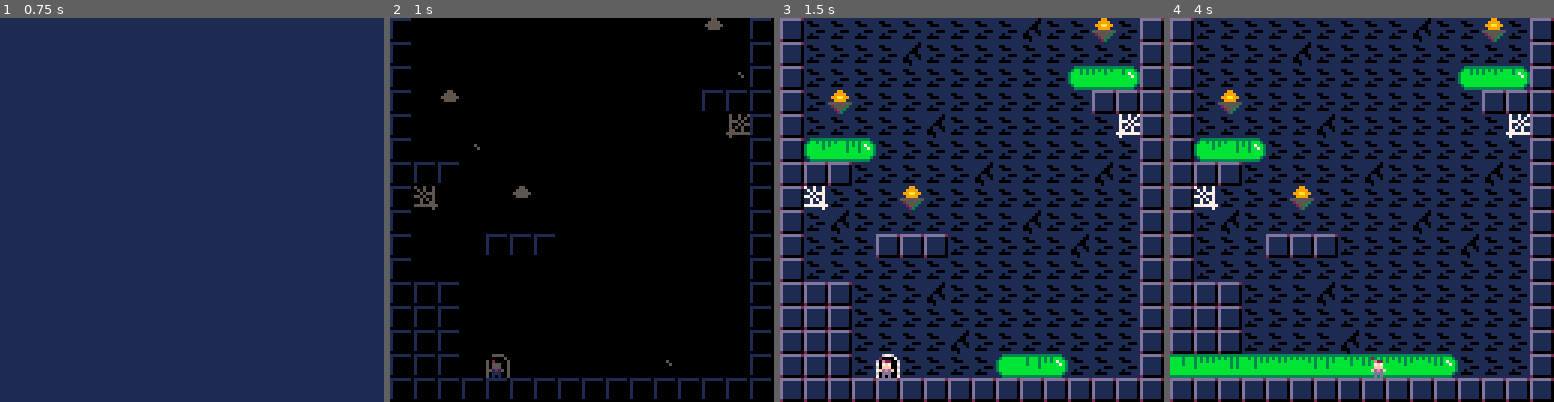
Above: before the commit, frames 1-4 (left to right).
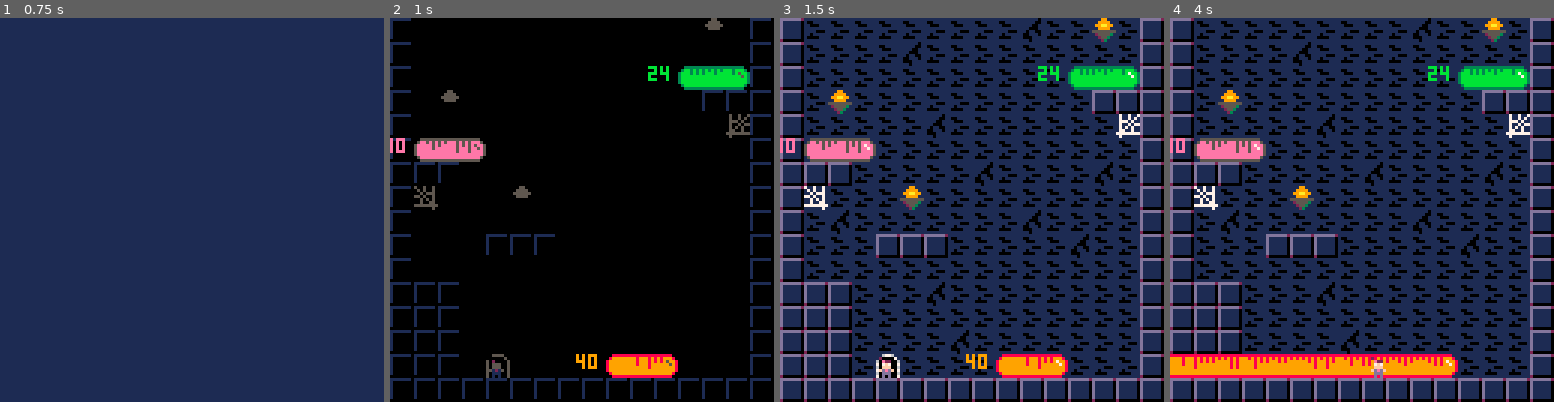
Above: after the commit, the same moments.

Repository: jondkoon/crushed
Game: PICO-8 cartridge game.p8
Two runs of this game, one before a commit and one after it. Both use one fixed random seed, a clock stepped at 60 frames per second and the inputs below.
Inputs:
- Up to frame 1 (0.75 s): tap X (X key) at 0.33 s; tap O (Z key) at 0.7 s
- Up to frame 2 (1 s): no input
- Up to frame 3 (1.5 s): tap X (X key) at 1.07 s
- Up to frame 4 (4 s): hold Right 1.6-2.1 s; tap O (Z key) every 0.4 s from 1.7 to 3.7 s; tap X (X key) at 1.85, 2.97 s; hold Right 2.47-3.03 s; hold Left 3.08-3.58 s; hold Down 3.63-3.97 s

Frame 1 is identical in both runs. In frame 2, 3.6% of the frame differs, in the area x 0-94%, y 12-94%; in frame 3, 2.5%; in frame 4, 5.8%, in the area x 0-75%, y 12-94%.

Commit message:
Allow for different color templates for platforms.

Diff:
--- a/game.p8
+++ b/game.p8
@@ -439,7 +439,7 @@
 	end
 end
 
-function make_platform(x, y, w, h, directions)
+function make_platform(x, y, w, h, directions, color_swatch)
 	return {
 		x = x,
 		y = y,
@@ -453,6 +453,7 @@
 		grow_delta = 2,
 		should_grow = false,
 		grow_speed = 3,
+		color_swatch = color_swatch,
 		available_slivers = {
 			top = {
 				{26, 0}, -- plain
@@ -503,6 +504,11 @@
 					add(self.slivers["left"], self:get_random_sliver("left"))
 				end
 			end
+
+			local sprite_x = (self.color_swatch % 16) * 8
+			local sprite_y = (ceil((self.color_swatch + 1) / 16) - 1) * 8
+			self.border_color = sget(sprite_x, sprite_y)
+			self.inside_color = sget(sprite_x + 1, sprite_y + 1)
 		end,
 		update = function(self)
 			self.counter += 1
@@ -517,6 +523,9 @@
 			end
 		end,
 		draw = function(self)
+			pal(3, self.border_color)
+			pal(11, self.inside_color)
+
 			local center_x0 = self.x+self.corner_size
 			local center_y0 = self.y+self.corner_size
 			local center_x1 = center_x0 + self.width - (self.corner_size * 2)
@@ -525,6 +534,11 @@
 
 			self:draw_slivers()
 			self:draw_corners()
+
+			print((ceil((self.color_swatch + 1) / 16) - 1) * 8, self.x - 10, self.y)
+
+			pal(3, 3)
+			pal(11, 11)
 		end,
 		draw_slivers = function(self)
 			local draw_order = {'bottom', 'left', 'top', 'right'}
@@ -728,8 +742,12 @@
 				return (tile_id >= 32 and tile_id <= 46)
 			end
 
+			function is_appearance(tile_id)
+				return tile_id == 48 or (tile_id >= 87 and tile_id <= 93)
+			end
+
 			function is_platform(tile_id)
-				return is_behavior(tile_id) or tile_id == 48
+				return is_behavior(tile_id) or is_appearance(tile_id)
 			end
 
 			self.visited = self.visited or {}
@@ -743,6 +761,7 @@
 			local right_x = map_x
 			local bottom_y = map_y
 			local behavior
+			local platform_sprite
 
 			function visit_adjacent(map_x, map_y)
 				visit(map_x,map_y-1)
@@ -759,6 +778,7 @@
 					self.visited[key] = true
 					local tile_id = mget(map_x,map_y)
 					if(is_platform(tile_id)) then
+						platform_sprite = tile_id
 						left_x = map_x < left_x and map_x or left_x
 						right_x = map_x > right_x and map_x or right_x
 						top_y = map_y < top_y and map_y or top_y
@@ -784,7 +804,7 @@
 			local down = fget(behavior, 2)
 			local left = fget(behavior, 3)
 
-			local platform = make_platform(x,y,width,height,{ up = up, down = down, right = right, left = left })
+			local platform = make_platform(x,y,width,height,{ up = up, down = down, right = right, left = left }, tile_id)
 			return platform
 		end,
 		check_for_win = function(self)
@@ -1012,14 +1032,14 @@
 1100000000006611110000000000001121200000000002120009a0001119a1110000000000000000000000000000000000000000000000000000000000000000
 1100000000077711110000000000001121200000000072120009a000119aaa110000000000000000000000000000000000000000000000000000000000000000
 110000000066661111000000000000112120000000066212099aaaa019aaaaa10000000000000000000000000000000000000000000000000000000000000000
-11000000077777111100000000000011212000000077721211677611000000000000000000000000000000000000000000000000000000000000000000000000
-11000000666666111100000000000011212000000666621217000071000000000000000000000000000000000000000000000000000000000000000000000000
-11000007777777111100000000007711212000007777721260000006000000000000000000000000000000000000000000000000000000000000000000000000
-11000066666666111100000000666611212000066666621270000007000000000000000000000000000000000000000000000000000000000000000000000000
-11000777777777111100000077777711212000777777721260000006000000000000000000000000000000000000000000000000000000000000000000000000
-11006666666666111100006666666611212006666666621270000007000000000000000000000000000000000000000000000000000000000000000000000000
-11077777777777111100777777777711212077777777721260000006000000000000000000000000000000000000000000000000000000000000000000000000
-11666666666666111166666666666611212666666666621270000007000000000000000000000000000000000000000000000000000000000000000000000000
+11000000077777111100000000000011212000000077721211677611333333338888888855555555111111112222222299999999ffffffff0000000000000000
+110000006666661111000000000000112120000006666212170000713bbbbbb3899999985eeeeee51cccccc12dddddd29aaaaaa9f777777f0000000000000000
+110000077777771111000000000077112120000077777212600000063bbbbbb3899999985eeeeee51cccccc12dddddd29aaaaaa9f777777f0000000000000000
+110000666666661111000000006666112120000666666212700000073bbbbbb3899999985eeeeee51cccccc12dddddd29aaaaaa9f777777f0000000000000000
+110007777777771111000000777777112120007777777212600000063bbbbbb3899999985eeeeee51cccccc12dddddd29aaaaaa9f777777f0000000000000000
+110066666666661111000066666666112120066666666212700000073bbbbbb3899999985eeeeee51cccccc12dddddd29aaaaaa9f777777f0000000000000000
+110777777777771111007777777777112120777777777212600000063bbbbbb3899999985eeeeee51cccccc12dddddd29aaaaaa9f777777f0000000000000000
+11666666666666111166666666666611212666666666621270000007333333338888888855555555111111112222222299999999ffffffff0000000000000000
 00000000000000000000000000000000000000000000000000000000000000000000000000000000000000000000000000000000000000000000000000000000
 00000000000000000000000000000000000000000000000000000000000000000000000000000000000000000000000000000000000000000000000000000000
 00000000000000000000000000000000000000000000000000000000000000000000000000000000000000000000000000000000000000000000000000000000
@@ -1038,7 +1058,7 @@
 00000000000000000000000000000000000000000000000000000000000000000000000000000000000000000000000000000000000000000000000000000000
 33535353535353535353535353535333335353535353535363533353535353330000000000000000000000000000000000000000000000000000000000000000
 00000000000000000000000000000000000000000000000000000000000000000000000000000000000000000000000000000000000000000000000000000000
-3303a2a2a25353535353530372727233335353536353535353535353535353330000000000000000000000000000000000000000000000000000000000000000
+33d5a2a2a2535353535353c572727233335353536353535353535353535353330000000000000000000000000000000000000000000000000000000000000000
 00000000000000000000000000000000000000000000000000000000000000000000000000000000000000000000000000000000000000000000000000000000
 33333353535353535353535353333333335353535353535353535353536353330000000000000000000000000000000000000000000000000000000000000000
 00000000000000000000000000000000000000000000000000000000000000000000000000000000000000000000000000000000000000000000000000000000
@@ -1046,7 +1066,7 @@
 00000000000000000000000000000000000000000000000000000000000000000000000000000000000000000000000000000000000000000000000000000000
 33535353535353535353535363535333335353535333335353333353535353330000000000000000000000000000000000000000000000000000000000000000
 00000000000000000000000000000000000000000000000000000000000000000000000000000000000000000000000000000000000000000000000000000000
-03424242424253535353034242424242335353735353535363535353735353330000000000000000000000000000000000000000000000000000000000000000
+b5424242424253535353a54242424242335353735353535363535353735353330000000000000000000000000000000000000000000000000000000000000000
 00000000000000000000000000000000000000000000000000000000000000000000000000000000000000000000000000000000000000000000000000000000
 42424242424253535353424242424242335353535353535353535353535353330000000000000000000000000000000000000000000000000000000000000000
 00000000000000000000000000000000000000000000000000000000000000000000000000000000000000000000000000000000000000000000000000000000
@@ -1078,7 +1098,7 @@
 00000000000000000000000000000000000000000000000000000000000000000000000000000000000000000000000000000000000000000000000000000000
 3353535353536353535353535353b333335373535353535353535353537353330000000000000000000000000000000000000000000000000000000000000000
 00000000000000000000000000000000000000000000000000000000000000000000000000000000000000000000000000000000000000000000000000000000
-33033232535353535353535353535333335353535353535353535353535353330000000000000000000000000000000000000000000000000000000000000000
+33953232535353535353535353535333335353535353535353535353535353330000000000000000000000000000000000000000000000000000000000000000
 00000000000000000000000000000000000000000000000000000000000000000000000000000000000000000000000000000000000000000000000000000000
 33333353535353536353535353635333330312125353536353535353030202330000000000000000000000000000000000000000000000000000000000000000
 00000000000000000000000000000000000000000000000000000000000000000000000000000000000000000000000000000000000000000000000000000000
@@ -1096,7 +1116,7 @@
 00000000000000000000000000000000000000000000000000000000000000000000000000000000000000000000000000000000000000000000000000000000
 33333353535353635353535353535333335353535363535353535353735353330000000000000000000000000000000000000000000000000000000000000000
 00000000000000000000000000000000000000000000000000000000000000000000000000000000000000000000000000000000000000000000000000000000
-33333353655353535303222253535333335302030253536553535353535353330000000000000000000000000000000000000000000000000000000000000000
+33333353655353535385222253535333335302030253536553535353535353330000000000000000000000000000000000000000000000000000000000000000
 00000000000000000000000000000000000000000000000000000000000000000000000000000000000000000000000000000000000000000000000000000000
 33333333333333333333333333333333333333333333333333333333333333330000000000000000000000000000000000000000000000000000000000000000
 __gff__
